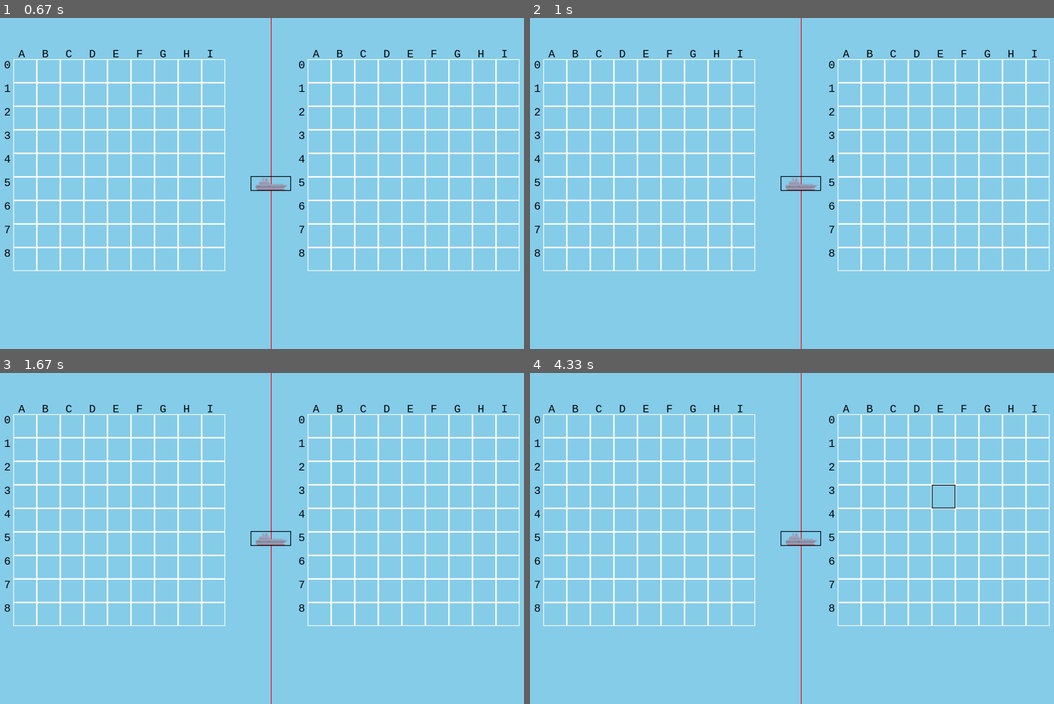
Above: before the commit, frames 1-4 (two rows, left to right).
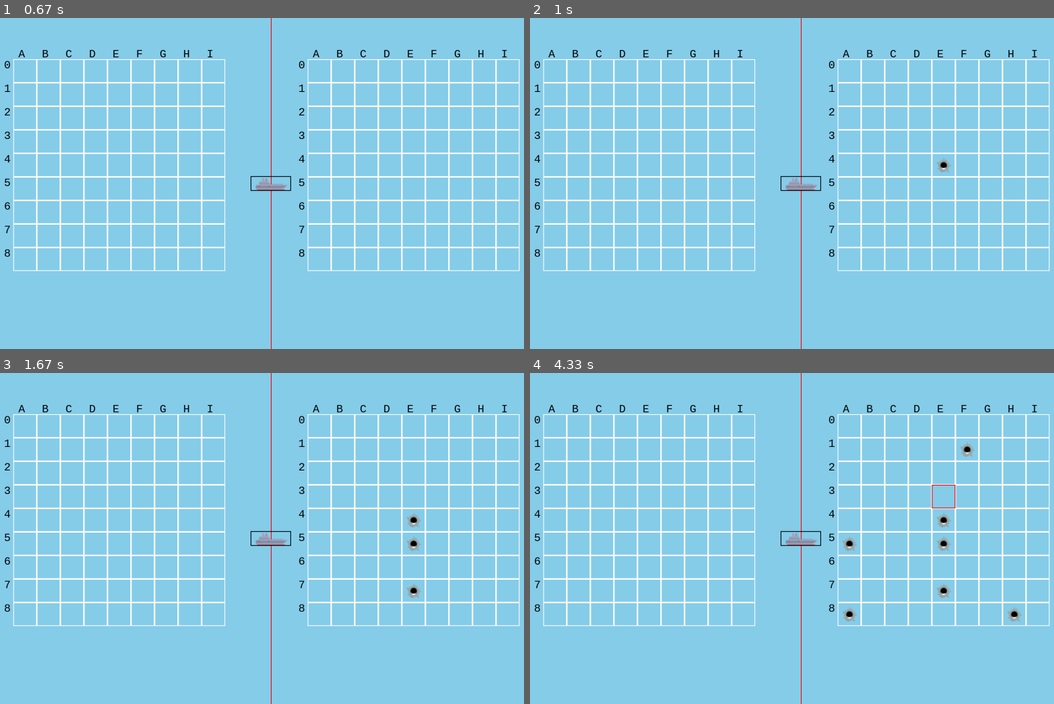
Above: after the commit, the same moments.

Repository: franciapparelli/battleship-pygame
Game: pygame game, started from app/main.py
The game is run twice, just before and just after one commit, with the same random seed, the same clock (stepped at 60 frames per second) and the same inputs.
Inputs (mouse positions are in pixels of both pictures, inside the frame that each line leads up to):
- Up to frame 1 (0.67 s): press the mouse at (272, 272) at 0.37 s; move the mouse to (277, 276) at 0.47 s; release the mouse at (288, 282) at 0.6 s
- Up to frame 2 (1 s): press the mouse at (933, 153) at 0.7 s; move the mouse to (765, 130) at 0.8 s; release the mouse at (603, 104) at 0.93 s
- Up to frame 3 (1.67 s): click (424, 541) at 1.05 s; click (424, 591) at 1.38 s
- Up to frame 4 (4.33 s): click (1017, 604) at 2.72 s; click (938, 488) at 3.05 s; click (849, 621) at 3.38 s; click (964, 459) at 3.72 s; click (860, 551) at 4.05 s

Frame 1 is identical in both runs. In frame 2, less than 0.1% of the frame differs, in the area x 77-81%, y 42-47%; in frame 3, 0.2%; in frame 4, 0.6%, in the area x 59-94%, y 20-76%.

Commit message:
Player attacking phase was added

Diff:
--- a/app/main.py
+++ b/app/main.py
@@ -11,12 +11,16 @@
 LETTERS = ["A", "B", "C", "D", "E", "F", "G", "H", "I"]
 
 FPS = 60
+
 CREW_IMG = pygame.image.load("images/crew2.png")
 rect = CREW_IMG.get_rect()
 rect.center = WIDTH // 2, HEIGHT // 2
+
 START_BUTTON = pygame.image.load("images/start.png")
 rect_start = START_BUTTON.get_rect()
 rect_start.center = WIDTH // 2, HEIGHT // 1.3
+
+BULLET = pygame.image.load("images/bullet.png")
 
 # we use the sizes to draw as well as to do our "steps" in the loops.
 GRID_NODE_WIDTH = WIDTH // 25
@@ -54,6 +58,8 @@
                 create_crew(x, y, (0, 255, 0))
             elif item == "F":
                 create_crew(x, y, (255, 0, 0))
+            elif item == "O":
+                SCREEN.blit(START_BUTTON, (x, y))
             else:
                 create_crew(x, y, (0, 0, 0))
 
@@ -71,7 +77,9 @@
         x += GRID_NODE_WIDTH
     counter = 0
     for row in matrix:
-        x = WIDTH // 16 - 25 + WIDTH // 2 # for every row we start at the left of the screen again
+        x = (
+            WIDTH // 16 - 25 + WIDTH // 2
+        )  # for every row we start at the left of the screen again
         label = myfont.render(str(counter), 1, BLACK)
         counter += 1
         SCREEN.blit(label, (x, y))
@@ -79,15 +87,21 @@
         for item in row:
             if item == "-":
                 create_crew(x, y, (255, 255, 255))
-            elif item == "H":
-                create_crew(x, y, (0, 255, 0))
+            elif item == "T":
+                create_crew(x, y, (255, 0, 0))
             elif item == "F":
-                create_crew(x, y, (255, 0, 0))
+                create_crew(x, y, (255, 255, 255))
+                SCREEN.blit(BULLET, (x + GRID_NODE_WIDTH / 5, y + GRID_NODE_HEIGHT / 5))
+            elif item == "O":
+                create_crew(x, y, (255, 255, 255))
+                SCREEN.blit(BULLET, (x + GRID_NODE_WIDTH / 5, y + GRID_NODE_HEIGHT / 5))
             else:
-                create_crew(x, y, (0, 0, 0))
+                create_crew(x, y, (255, 255, 255))
+                SCREEN.blit(BULLET, (x + GRID_NODE_WIDTH / 5, y + GRID_NODE_HEIGHT / 5))
 
             x += GRID_NODE_WIDTH  # for every item/number in that row we move one "step" to the right
         y += GRID_NODE_HEIGHT  # for every new row we move one "step" downwards
+
 
 """
 def validate_ship_placement(matrix):
@@ -146,10 +160,25 @@
 """
 
 
+def computer_attacking(matrix, computer_counter):
+    row = random.randint(0, 8)
+    column = random.randint(0, 8)
+
+    while matrix[row][column] != "T" and matrix[row][column] != "O":
+        row = random.randint(0, 8)
+        column = random.randint(0, 8)
+        if matrix[row][column] == "X":
+            matrix[row][column] = "T"
+            computer_counter += 1
+        else:
+            matrix[row][column] = "O"
+        print(mostrar_tablero(matrix))
+    return computer_counter
+
+
 def main():
     pygame.init()
     clock = pygame.time.Clock()
-    running = True
     player_matrix = inicializar_matriz()
     computer_matrix = inicializar_matriz_computadora()
     visible_computer_matrix = inicializar_matriz()
@@ -157,7 +186,9 @@
     ships_placing_phase = True
     attacking_phase = False
 
-    while running:
+    player_counter = 0
+    computer_counter = 0
+    while player_counter < 12 and computer_counter < 12:
         clock.tick(FPS)
         for event in pygame.event.get():
             if event.type == pygame.QUIT:
@@ -173,7 +204,7 @@
                         #     ships_placing_phase = False
                         ships_placing_phase = False
                         attacking_phase = True
-                        START_BUTTON.fill((255,255,255,0))
+                        START_BUTTON.fill((255, 255, 255, 0))
 
             elif event.type == pygame.MOUSEBUTTONUP and ships_placing_phase:
                 moving = False
@@ -213,24 +244,30 @@
             elif event.type == pygame.MOUSEBUTTONDOWN and attacking_phase:
                 player_attacking_phase = True
                 computer_attacking_phase = False
-                if event.button == 1:  # 1 representa el clic izquierdo del mouse
-                    # Obtener la posición del clic del mouse
-                    x, y = pygame.mouse.get_pos()
-
-                    # Calcular la celda en la que se hizo clic
-                    column_click = (x - (WIDTH // 16 + WIDTH // 2)) // GRID_NODE_WIDTH
-                    row_click = (y - (HEIGHT // 8)) // GRID_NODE_HEIGHT
-                    if (
-                        row_click <= 8
-                        and row_click >= 0
-                        and column_click <= 8
-                        and column_click >= 0
-                    ):
-                        if player_attacking_phase:
-                            if computer_matrix[row_click][column_click] == "X":
+                if player_attacking_phase:
+                    if event.button == 1:  # 1 representa el clic izquierdo del mouse
+                        # Obtener la posición del clic del mouse
+                        x, y = pygame.mouse.get_pos()
+
+                        # Calcular la celda en la que se hizo clic
+                        column_click = (
+                            x - (WIDTH // 16 + WIDTH // 2)
+                        ) // GRID_NODE_WIDTH
+                        row_click = (y - (HEIGHT // 8)) // GRID_NODE_HEIGHT
+                        if (
+                            row_click <= 8
+                            and row_click >= 0
+                            and column_click <= 8
+                            and column_click >= 0
+                        ):
+                            if computer_matrix[row_click][column_click] == "X" :
+                                computer_matrix[row_click][column_click] = "T"
                                 visible_computer_matrix[row_click][column_click] = "T"
-                        else:
-                            computer_matrix[row_click][column_click] = "T"
+                                player_counter += 1
+                            else:
+                                visible_computer_matrix[row_click][column_click] = "O"
+                else:
+                    x = 1
 
         draw_window()
         visualize_grid_player(player_matrix)
@@ -239,7 +276,8 @@
         SCREEN.blit(START_BUTTON, rect_start)
         pygame.draw.rect(SCREEN, BLACK, rect, 2)
         pygame.display.update()
-
+    SCREEN.fill(LIGHT_BLUE)
+    SCREEN.blit(START_BUTTON, (WIDTH // 2, HEIGHT // 2))
 
 if __name__ == "__main__":
     main()
Binary file added: images/bullet.png
